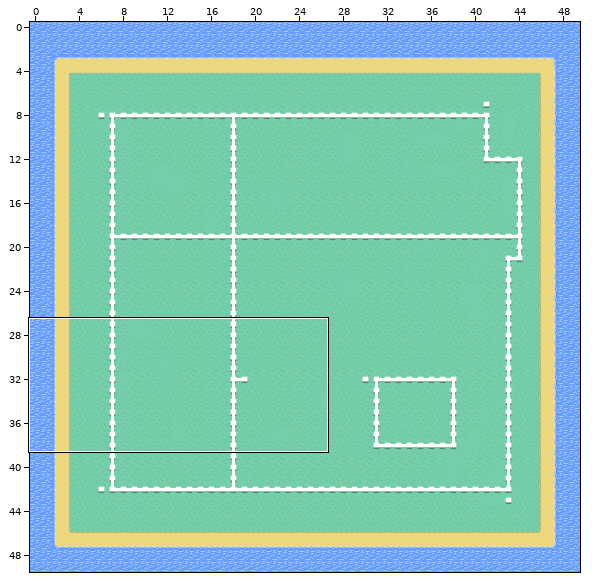
Tiled map -- data/boredisle/map.tmx. Above, an overview of the earlier version with the close-up marked.
Close-up. As it was:
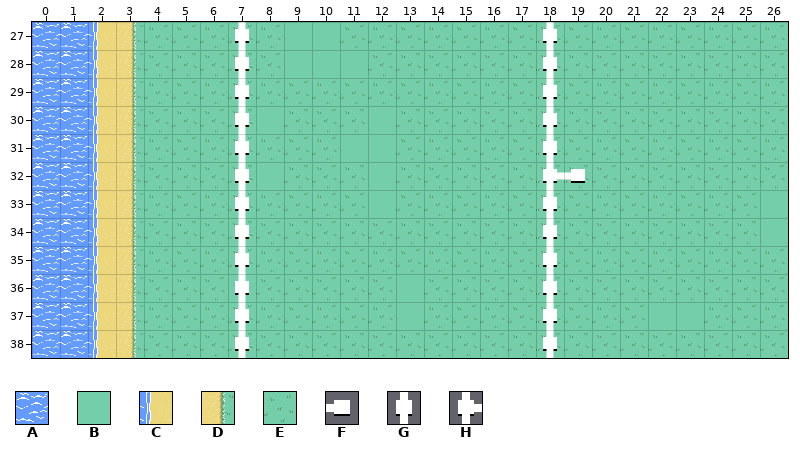
Cells are 32x32 px. Shown: x 0..26, y 27..38. The commit also changed other parts of the map, which this record leaves out. The old version is drawn lined up with the new one.
Key: from "bored": A 0, B 2, C 12, D 36, E 37, F 40, G 50, H 51.
_ is an empty cell.
Layer "bg" before, first column x 0:
27 AACDEEEEEBBEEEEEEEEEEEEEEEE
28 AACDEEEEEBBBEEEEEEEEEEEEEEE
29 AACDEEEEEEEEEEEEEEEEEEEEEEE
30 AACDEEEEBEEEBEEEEEEEEEEEEEE
31 AACDEEEEEEEBBEEEEEEEEEEEEEE
32 AACDEEEEBEEEBEEEEEEEEEEEEEE
33 AACDEEEEEEEEBEEEEEEEEEEEEEB
34 AACDEEEEEEEEEEEEEEEEEEEEEEB
35 AACDEEEEEEEEEEEEEEEEEEEEEEE
36 AACDEEEBEEEEEBEEEEEEEEEEEEE
37 AACDEEEEEEEEEBEEEEEEEEBBEEE
38 AACDEEEEEEEEEEEEEEEEEEEEEEE
Layer "fg" before, first column x 0:
27 _______G__________G________
28 _______G__________G________
29 _______G__________G________
30 _______G__________G________
31 _______G__________G________
32 _______G__________HF_______
33 _______G__________G________
34 _______G__________G________
35 _______G__________G________
36 _______G__________G________
37 _______G__________G________
38 _______G__________G________
Now the later version:
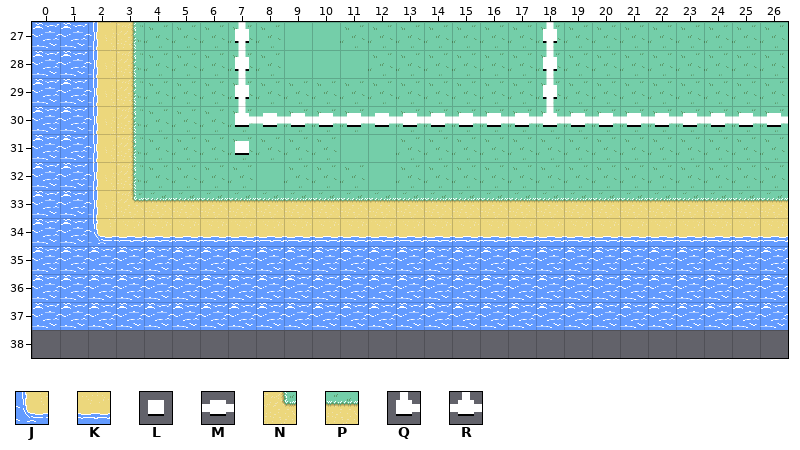
Further tiles: from "bored": J 20, K 21, L 32, M 41, N 44, P 45, Q 49, R 57.
What changed:
{"change": "map size 50x50 -> 50x38 cells"}
{"where": "layer \"bg\""}
{"y":33,"x":3,"old":"DEEEEEEEEBEEEEEEEEEEEEEB","new":"NPPPPPPPPPPPPPPPPPPPPPPP"}
{"y":34,"x":2,"old":"CDEEEEEEEEEEEEEEEEEEEEEEB","new":"JKKKKKKKKKKKKKKKKKKKKKKKK"}
{"y":35,"x":2,"old":"CDEEEEEEEEEEEEEEEEEEEEEEE","new":"AAAAAAAAAAAAAAAAAAAAAAAAA"}
{"y":36,"x":2,"old":"CDEEEBEEEEEBEEEEEEEEEEEEE","new":"AAAAAAAAAAAAAAAAAAAAAAAAA"}
{"y":37,"x":2,"old":"CDEEEEEEEEEBEEEEEEEEBBEEE","new":"AAAAAAAAAAAAAAAAAAAAAAAAA"}
{"y":38,"x":0,"old":"AACDEEEEEEEEEEEEEEEEEEEEEEE","new":"___________________________"}
{"where": "layer \"fg\""}
{"y":30,"x":7,"old":"G__________G________","new":"QMMMMMMMMMMRMMMMMMMM"}
{"y":31,"x":7,"old":"G","new":"L"}
{"y":31,"x":18,"old":"G","new":"_"}
{"y":32,"x":7,"old":"G","new":"_"}
{"y":32,"x":18,"old":"HF","new":"__"}
{"y":33,"x":7,"old":"G","new":"_"}
{"y":33,"x":18,"old":"G","new":"_"}
{"y":34,"x":7,"old":"G","new":"_"}
{"y":34,"x":18,"old":"G","new":"_"}
{"y":35,"x":7,"old":"G","new":"_"}
{"y":35,"x":18,"old":"G","new":"_"}
{"y":36,"x":7,"old":"G","new":"_"}
{"y":36,"x":18,"old":"G","new":"_"}
{"y":37,"x":7,"old":"G","new":"_"}
{"y":37,"x":18,"old":"G","new":"_"}
{"y":38,"x":7,"old":"G","new":"_"}
{"y":38,"x":18,"old":"G","new":"_"}
